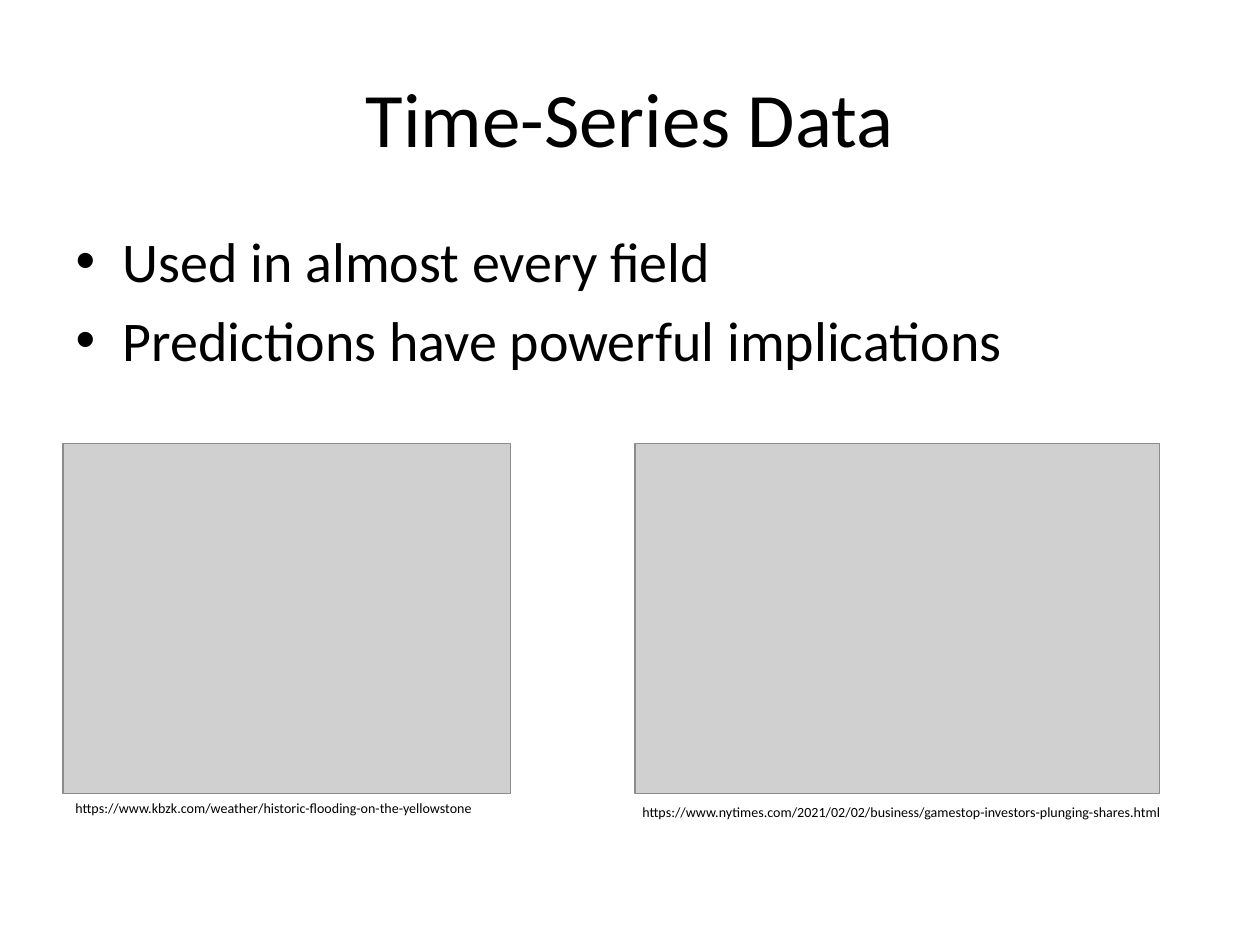
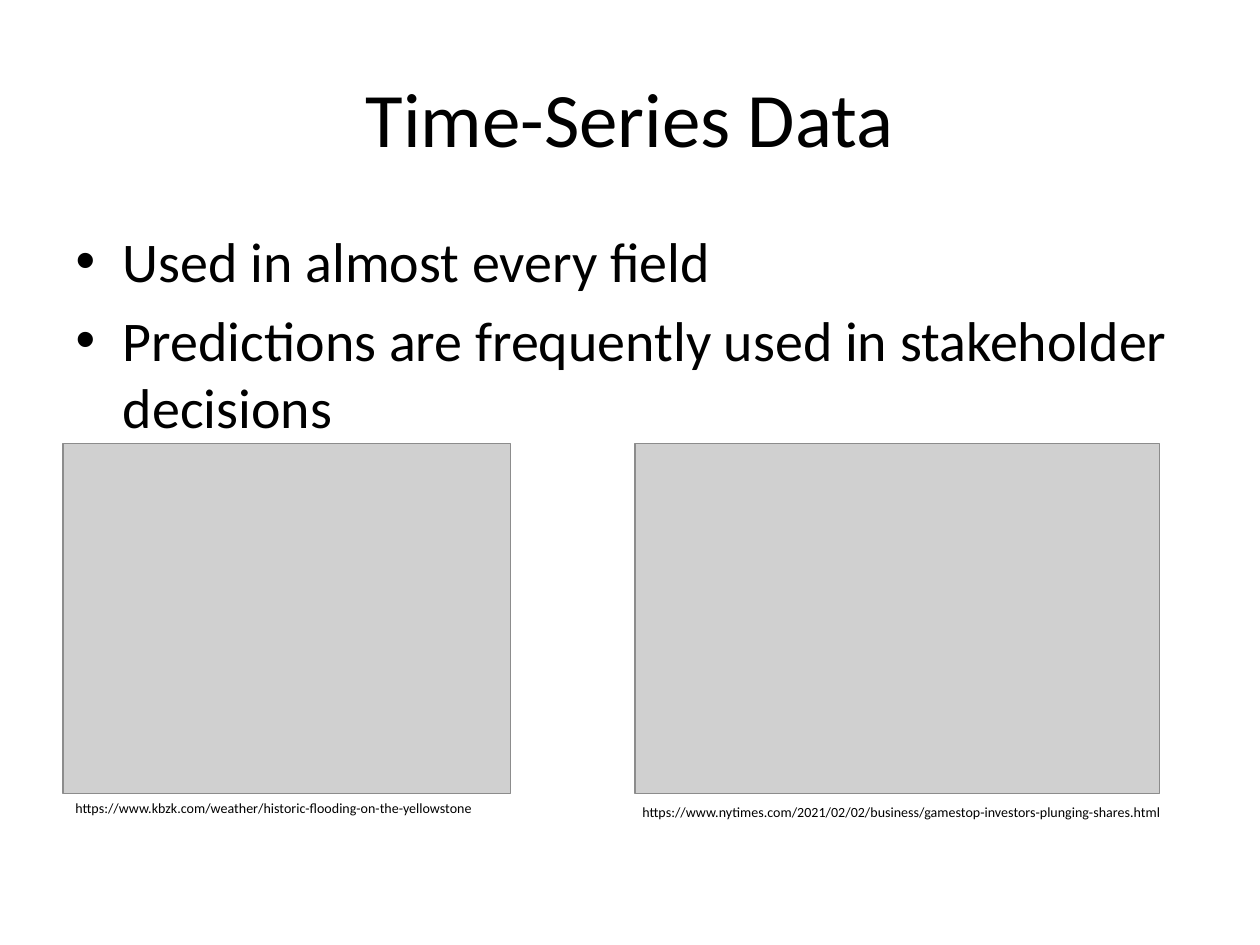
Before and after one commit to lliucci/LSTM-Explorative-Project, a slide deck: slide 3 of Deliverables/Presentation/Writing_Project_Presentation.pptx (slide 2 before the commit). Drawn at 1260x945 pixels with LibreOffice and Linux fonts; fonts in the diff are those of the drawing; grey boxes stand for pictures; background and template pictures are left out. Boxes give left, top, right and bottom in pixels: in the first picture for what was removed or moved away, otherwise in the second. Text is boxed around its words. In the diff, an @@ line names an element or a change of style, - is before the commit and + after.

```diff
--- a/Deliverables/Presentation/Writing_Project_Presentation.pptx
+++ b/Deliverables/Presentation/Writing_Project_Presentation.pptx
@@ text at <box>123,322,1166,429</box>: text changed @@
-• Predictions have powerful implications
+• Predictions are frequently used in stakeholder decisions
```
Also in this commit, not shown: 2 other slides changed, 3 slides added, 33 other files.
